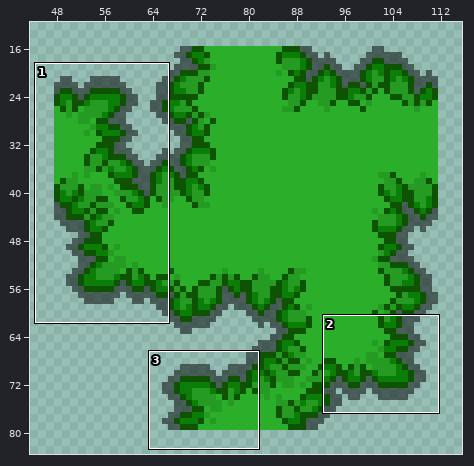
Edited in one commit: pixel-art file (Assets/Arts/TileMap_TileRule/Land/GrassTile02.aseprite). The first picture is a wide view before the edit; the outline marks the close-up.
Close-up. Earlier state:
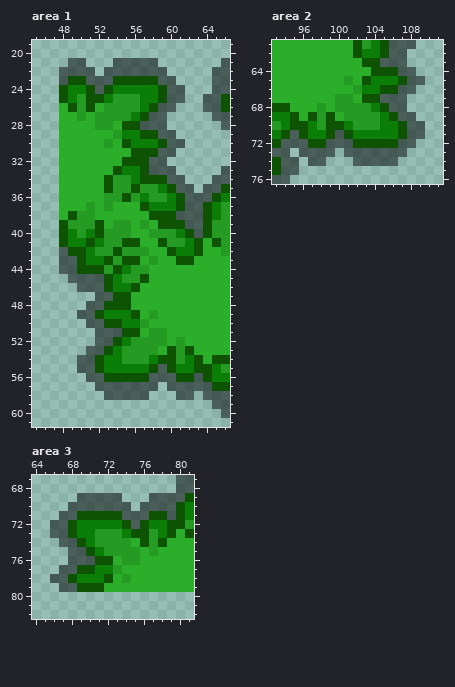
160x160 pixels, 1 frame. Shown: area 1: x 45..66, y 19..61; area 2: x 93..111, y 61..76; area 3: x 64..81, y 67..82. The wide view leaves out empty margins.
The result:
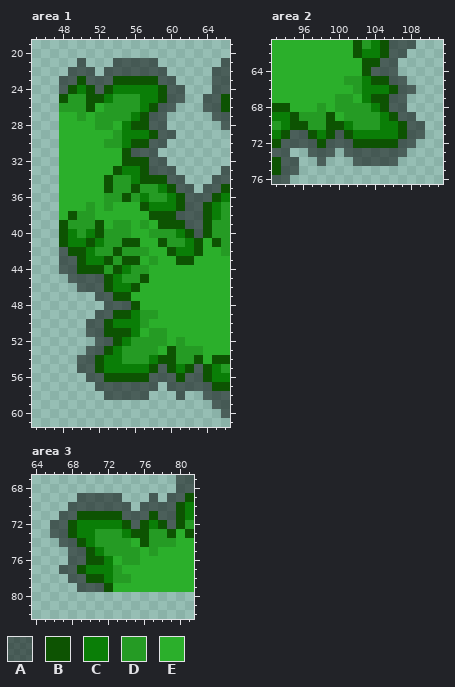
Palette (. is transparent): A #00000080  B #0d5302  C #0a7e07  D #259b24  E #2baf2b
Difference:
{"where": "area 1, layers \"Shadow\", \"Layer 1\""}
{"y":21,"x":49,"old":"A","new":"."}
{"y":22,"x":48,"old":"A","new":"."}
{"y":23,"x":49,"old":"B","new":"A"}
{"y":24,"x":48,"old":"BC","new":"AB"}
{"y":25,"x":49,"old":"C","new":"D"}
{"y":26,"x":48,"old":"EB","new":"DD"}
{"y":28,"x":55,"old":"B","new":"C"}
{"y":28,"x":57,"old":"A","new":"B"}
{"y":29,"x":57,"old":"B","new":"C"}
{"y":30,"x":54,"old":"EBCCCBAA","new":"DCBBAA.."}
{"y":31,"x":55,"old":"EBBBAA","new":"BAAA.."}
{"y":48,"x":51,"old":"AABBBE","new":"..AAAB"}
{"y":49,"x":50,"old":"AABCCCBE","new":"..AABBCD"}
{"y":50,"x":54,"old":"B","new":"C"}
{"y":51,"x":51,"old":".","new":"A"}
{"y":51,"x":53,"old":"AA","new":"BB"}
{"y":51,"x":56,"old":"B","new":"C"}
{"y":53,"x":62,"old":"BE","new":"DD"}
{"y":54,"x":62,"old":"C","new":"D"}
{"y":55,"x":62,"old":"CB","new":"BA"}
{"y":56,"x":62,"old":"B","new":"A"}
{"y":58,"x":62,"old":"A","new":"."}
{"where": "area 2, layers \"Shadow\", \"Layer 1\""}
{"y":63,"x":107,"old":"A","new":"."}
{"y":64,"x":103,"old":"EBBBAA","new":"BAAA.."}
{"y":65,"x":102,"old":"EBCCCBAA","new":"DCBBAA.."}
{"y":66,"x":105,"old":"B","new":"C"}
{"y":67,"x":103,"old":"B","new":"C"}
{"y":67,"x":105,"old":"A","new":"B"}
{"y":69,"x":96,"old":"EB","new":"DD"}
{"y":70,"x":97,"old":"C","new":"D"}
{"y":71,"x":96,"old":"BC","new":"AB"}
{"y":72,"x":97,"old":"B","new":"A"}
{"y":73,"x":96,"old":"A","new":"."}
{"y":74,"x":97,"old":"A","new":"."}
{"where": "area 3, layers \"Shadow\", \"Layer 1\""}
{"y":69,"x":78,"old":"A","new":"."}
{"y":71,"x":78,"old":"B","new":"A"}
{"y":72,"x":78,"old":"CB","new":"BA"}
{"y":73,"x":78,"old":"C","new":"D"}
{"y":74,"x":78,"old":"BE","new":"DD"}
{"y":76,"x":70,"old":"A","new":"B"}
{"y":76,"x":72,"old":"B","new":"C"}
{"y":77,"x":70,"old":"B","new":"C"}
{"y":78,"x":66,"old":"AABCCCBE","new":"..AABBCD"}
{"y":79,"x":67,"old":"AABBBE","new":"..AAAB"}
{"label":"changed","picture_box":[59,58,77,112]}
{"label":"changed","picture_box":[113,121,185,157]}
{"label":"changed","picture_box":[77,301,203,400]}
{"label":"changed","picture_box":[353,58,425,103]}
{"label":"changed","picture_box":[299,112,317,166]}
{"label":"changed","picture_box":[50,493,176,592]}
